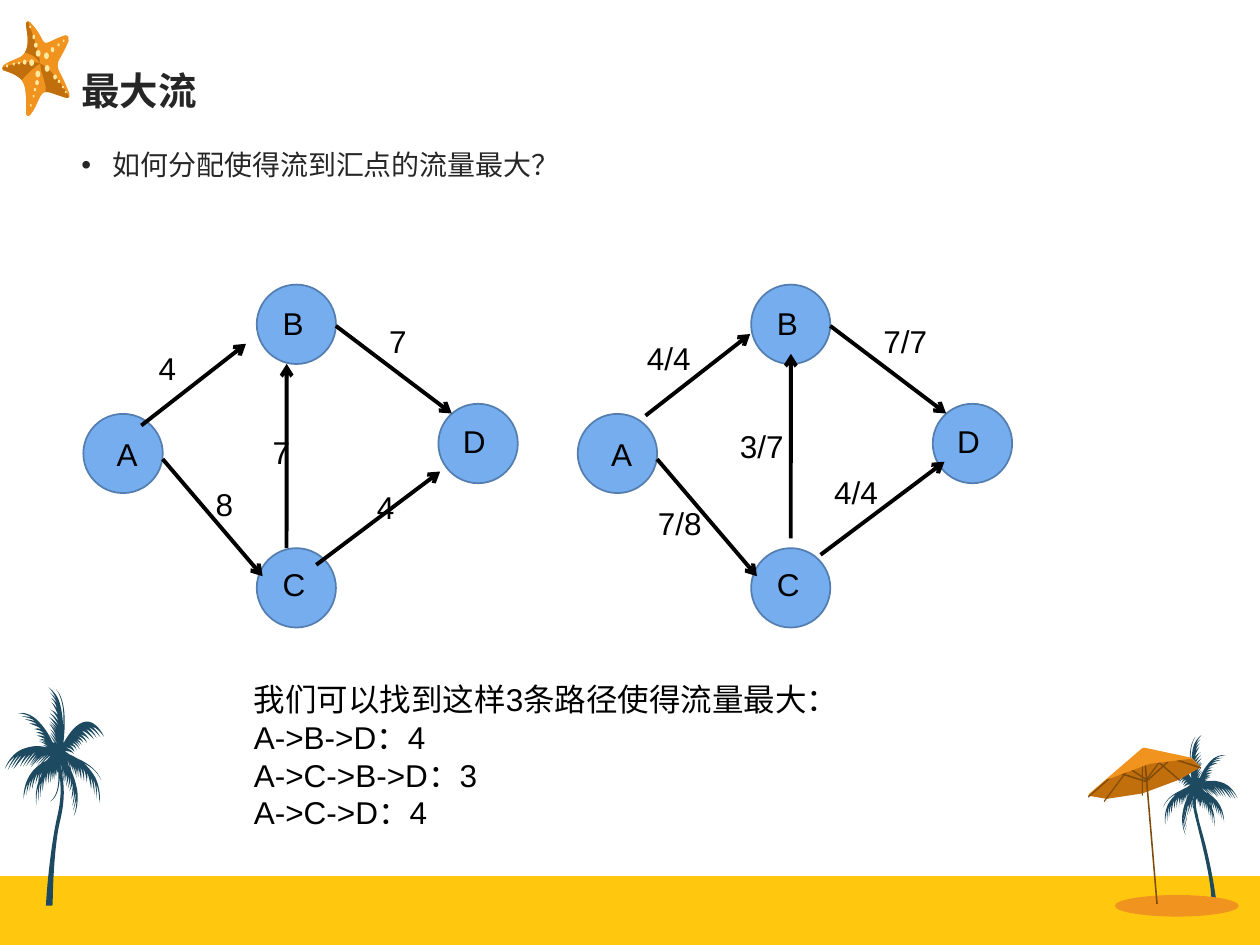
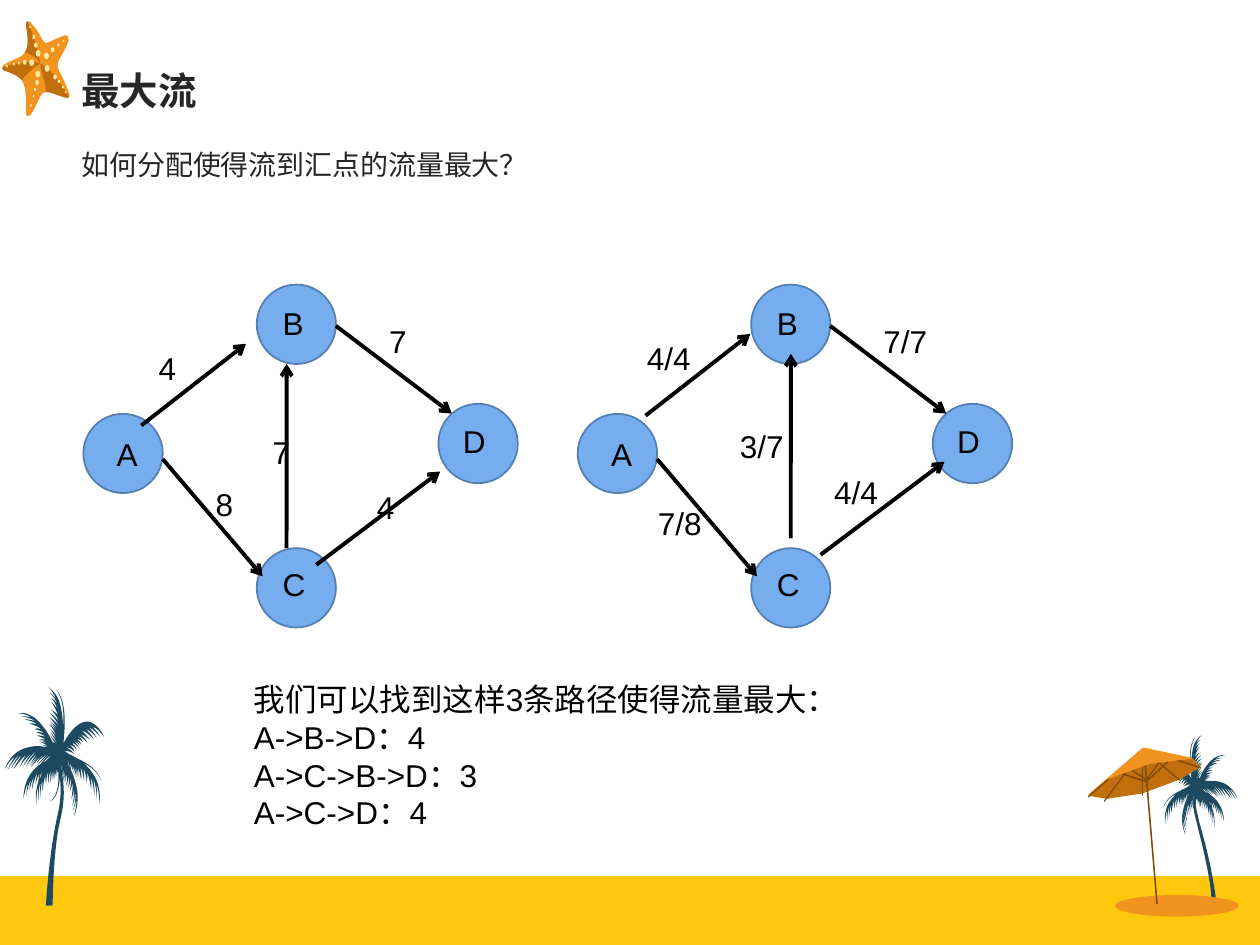
Before and after one commit to Sanzo00/ACM, a slide deck: slide 3 of report/最大流+费用流.ppt. Drawn at 1260x945 pixels with LibreOffice and Linux fonts; fonts in the diff are those of the drawing. Boxes give left, top, right and bottom in pixels: in the first picture for what was removed or moved away, otherwise in the second. Text is boxed around its words. In the diff, an @@ line names an element or a change of style, - is before the commit and + after.

```diff
--- a/report/最大流+费用流.ppt
+++ b/report/最大流+费用流.ppt
@@ text "如何分配使得流到汇点的流量最大？" at [81,151,527,178]: bullet • to none @@
```
Also in this commit, not shown: 4 other slides changed, 4 other files.
